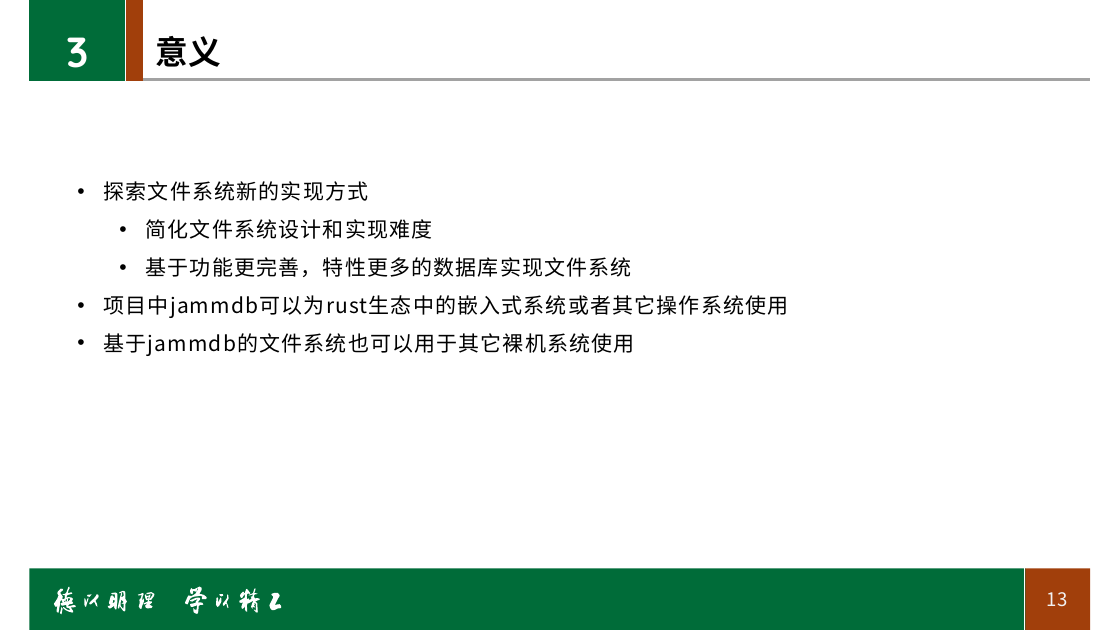
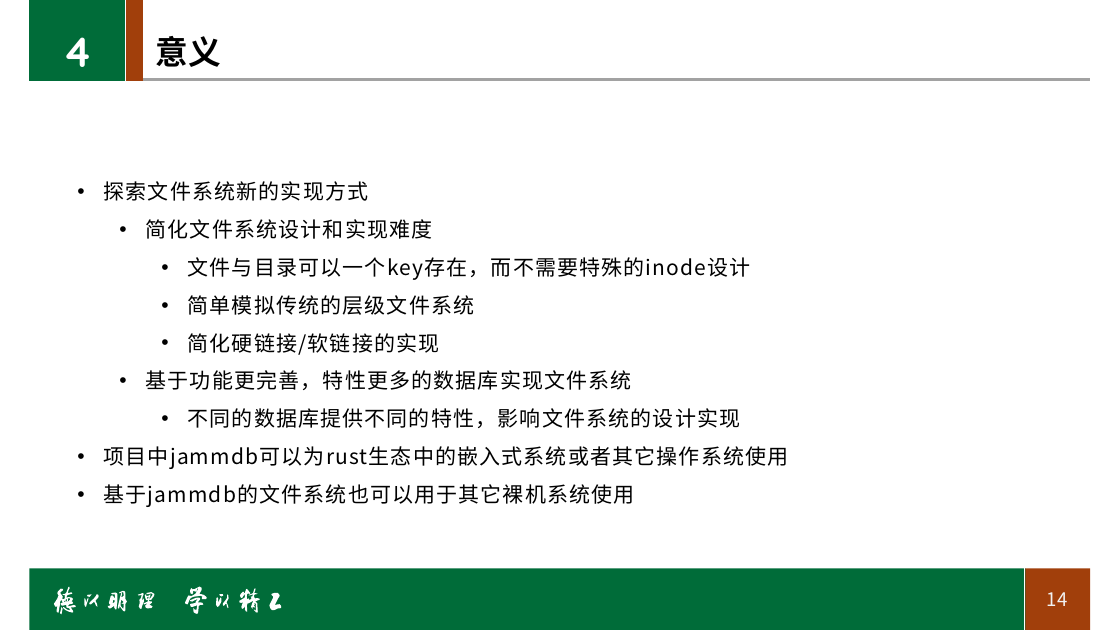
Before and after one commit to Godones/graduation-project, a slide deck: slide 14 of 开题报告.pptx (slide 13 before the commit). Drawn at 1120x630 pixels with LibreOffice and Linux fonts; fonts in the diff are those of the drawing; background and template pictures are left out. Boxes give left, top, right and bottom in pixels: in the first picture for what was removed or moved away, otherwise in the second. Text is boxed around its words. In the diff, an @@ line names an element or a change of style, - is before the commit and + after.

```diff
--- a/开题报告.pptx
+++ b/开题报告.pptx
@@ text at <box>63,37,93,67</box>: text changed @@
-3
+4
@@ text at <box>188,257,751,355</box>: paragraphs added @@
+    • 文件与目录可以一个key存在，而不需要特殊的inode设计
+    • 简单模拟传统的层级文件系统
+    • 简化硬链接/软链接的实现
@@ text at <box>188,408,741,428</box>: paragraph added @@
+    • 不同的数据库提供不同的特性，影响文件系统的设计实现
@@ page number at <box>1047,592,1068,606</box>: text changed @@
-13
+14
```
Also in this commit, not shown: 3 other slides changed, 2 slides added.
